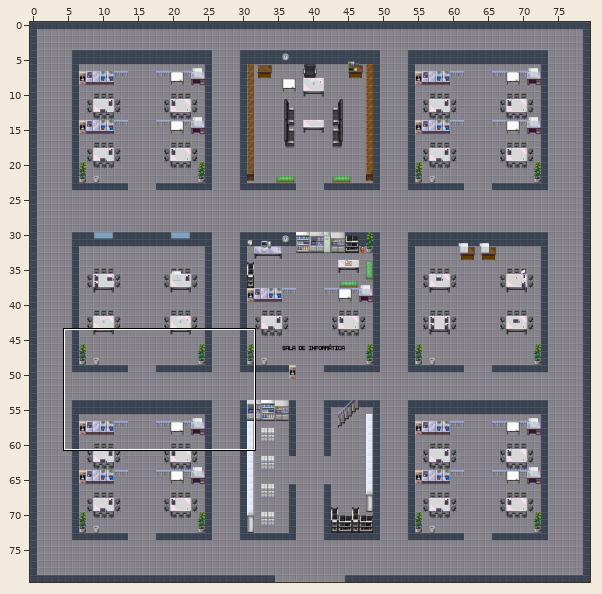
One commit to this Tiled map: files/tileset/room.tmx. Above, an overview of the earlier version with the close-up marked.
Close-up. Before the edit:
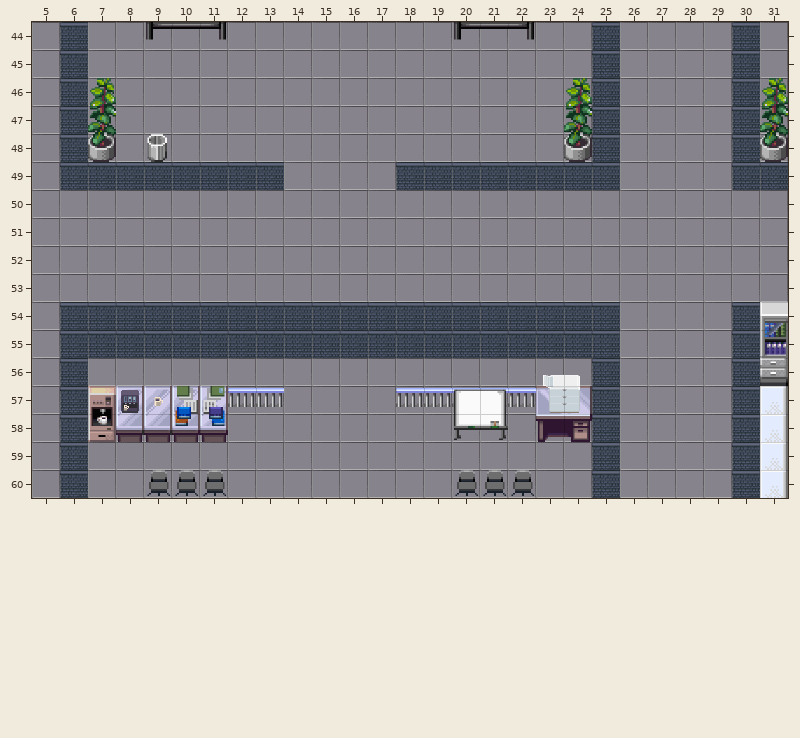
Cells are 32x32 px. Shown: x 5..31, y 44..60. The commit also changed other parts of the map, which this record leaves out.
After:
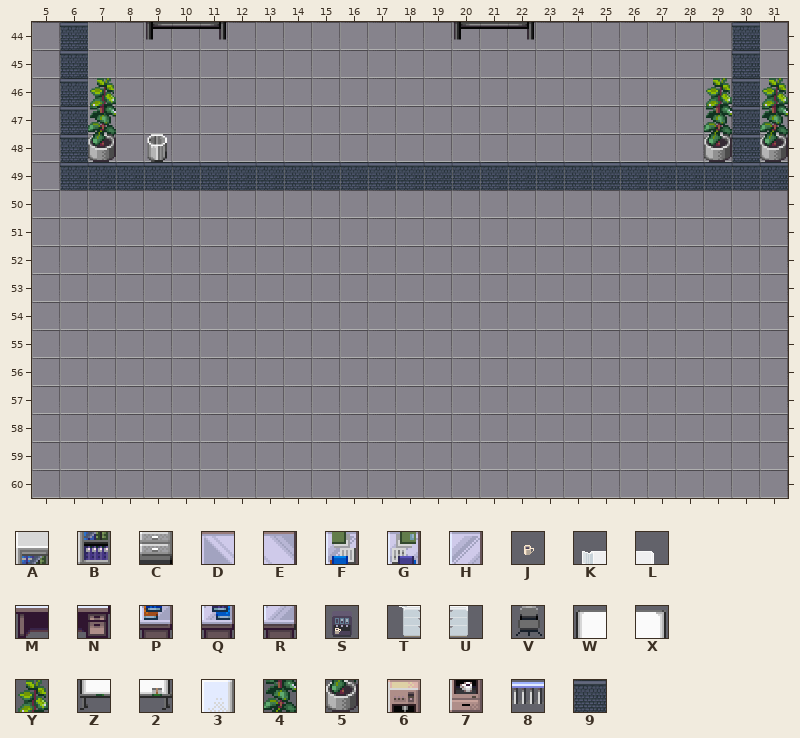
Key: from "tileset": A 184, B 304, C 424, D 543, E 544, F 545, G 546, H 547, J 660, K 661, L 662, M 663, N 664, P 665, Q 666, R 667, S 778, T 781, U 782, V 1023, W 1384, X 1385, Y 1387, Z 1504, 2 1505, 3 1506, 4 1507, 5 1627, 6 1629, 7 1749, 8 1994, 9 6501.
_ is an empty cell, # one hidden under a higher layer, . an unchanged one.
Difference:
--- layer "Colisao"
@@ x 14..29 @@
-44 ...........9....
-45 ...........9....
-46 ...........9....
-47 ...........9....
-48 ..........59..._
-49 ____........____
+44 ..........._....
+45 ..........._....
+46 ..........._....
+47 ..........._....
+48 ..........__...5
+49 9999........9999
@@ x 6..31 @@
-54 99999999999999999999....9A
-55 99999999999999999999....9B
-56 9..................9....9C
-57 9#HHFG88....88888DE9....93
-58 97RRPQ........Z2.MN9....93
-59 9..................9....93
-60 9..VVV........VVV..9....93
+54 ____________________....__
+55 ____________________....__
+56 _.................._....__
+57 ________....________....__
+58 ______........__.___....__
+59 _.................._....__
+60 _..___........___.._....__
--- layer "Topo"
@@ x 24..29 @@
-46 Y...._
-47 4...._
+46 _....Y
+47 _....4
@@ x 7..24 @@
-56 ................KL
-57 6SJ..........WX.TU
+56 ................__
+57 ___..........__.__
